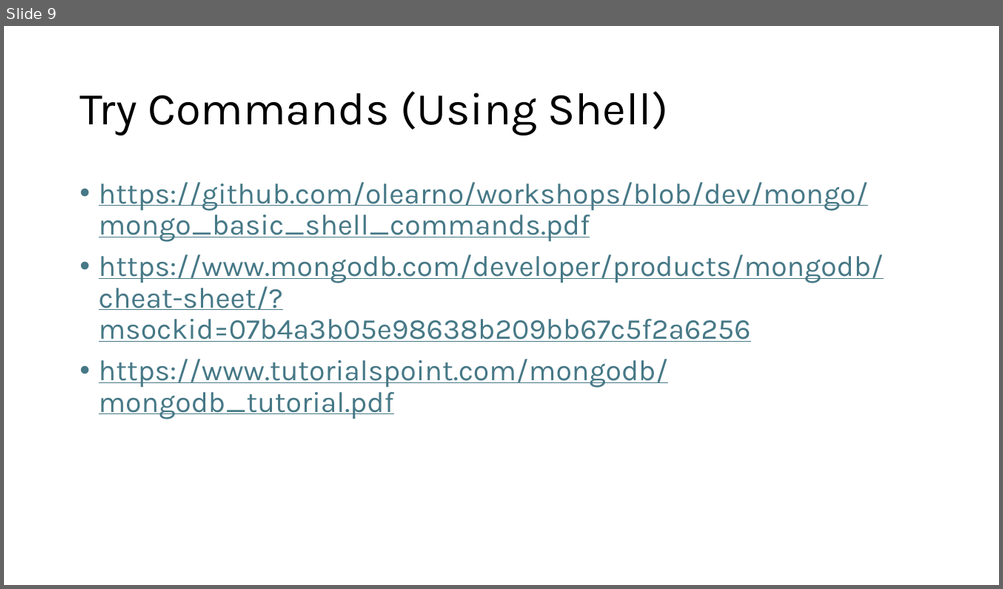
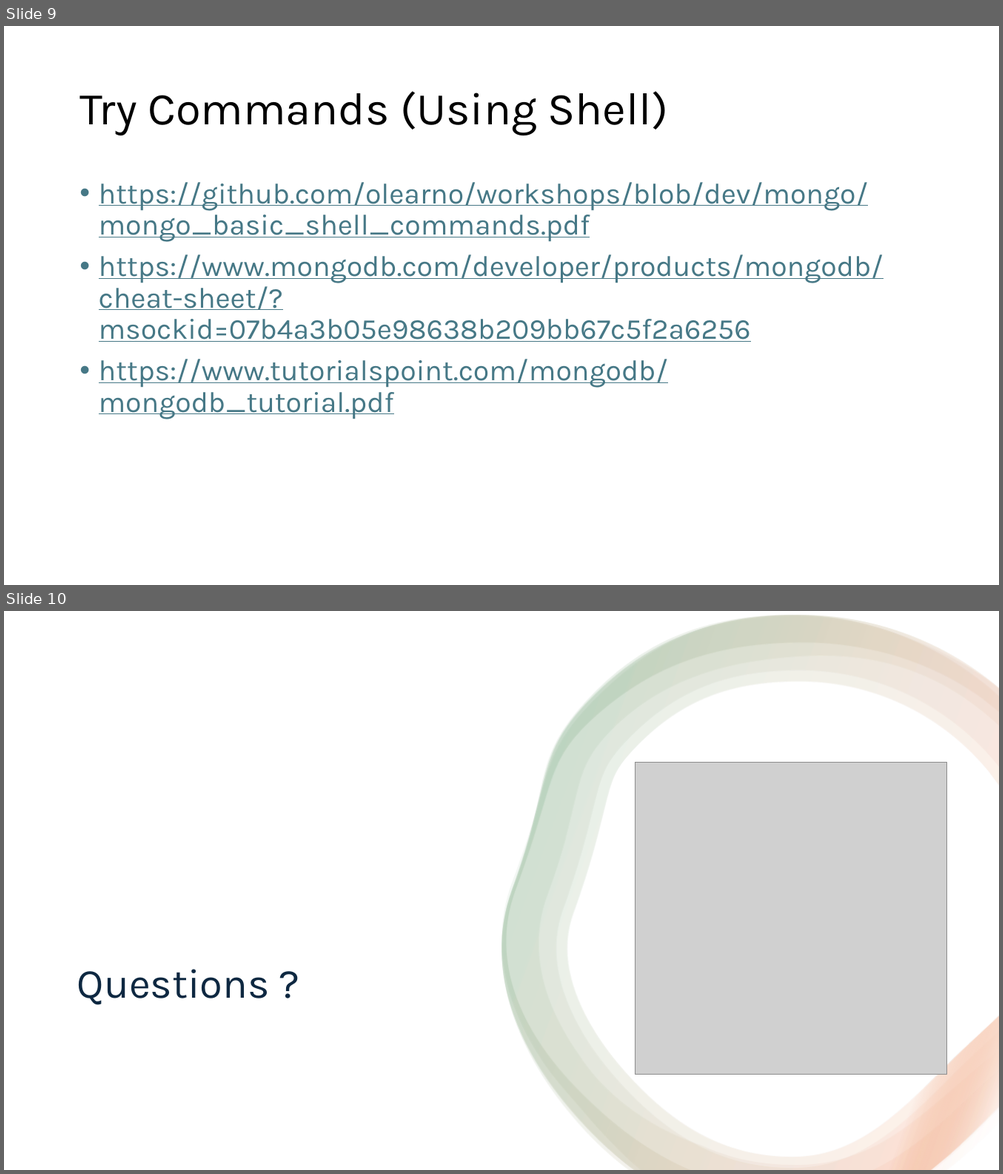
Before and after one commit to olearno/workshops, a slide deck: mongo/mongo_demo.pptx. Shown one above the other, each under a label of ours: slide 9 before the commit, slides 9 and 10 after it. The pictures are 1003x589 and 1003x1174 pixels, drawn with LibreOffice and Linux fonts; fonts in the diff are those of the drawing; grey boxes stand for pictures. Boxes give left, top, right and bottom in pixels: in the first picture for what was removed or moved away, otherwise in the second. Text is boxed around its words. In the diff, an @@ line names an element or a change of style, - is before the commit and + after.

```diff
--- a/mongo/mongo_demo.pptx
+++ b/mongo/mongo_demo.pptx
@@ slide 10 added at <box>4,611,999,1170</box>, background #FFFFFF @@
@@ rectangle added at <box>4,611,999,1170</box>, fill #FFFFFF @@
@@ group added at <box>502,615,999,1170</box>: 4 freeform shapes @@
@@ picture added at <box>634,763,946,1074</box> @@
@@ title added at <box>77,969,270,1005</box>, 40 pt, text #0E2841 @@
+Questions ?
```
Also in this commit, not shown: 4 slides changed, 1 other slide added.
